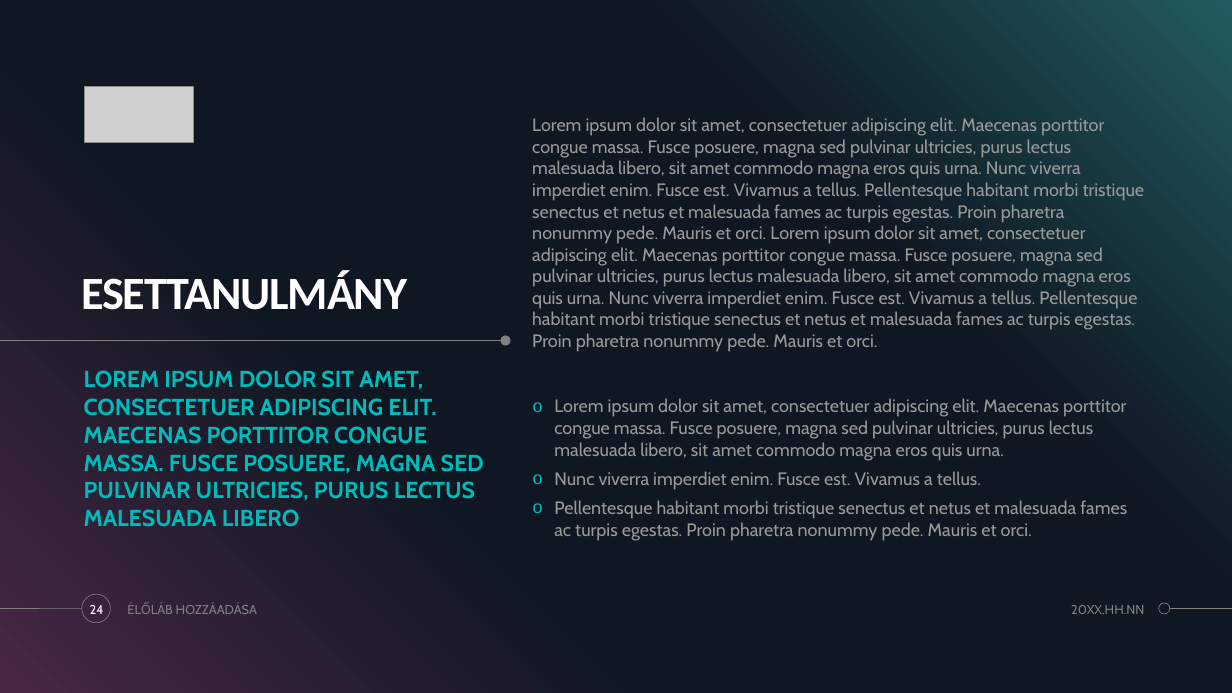
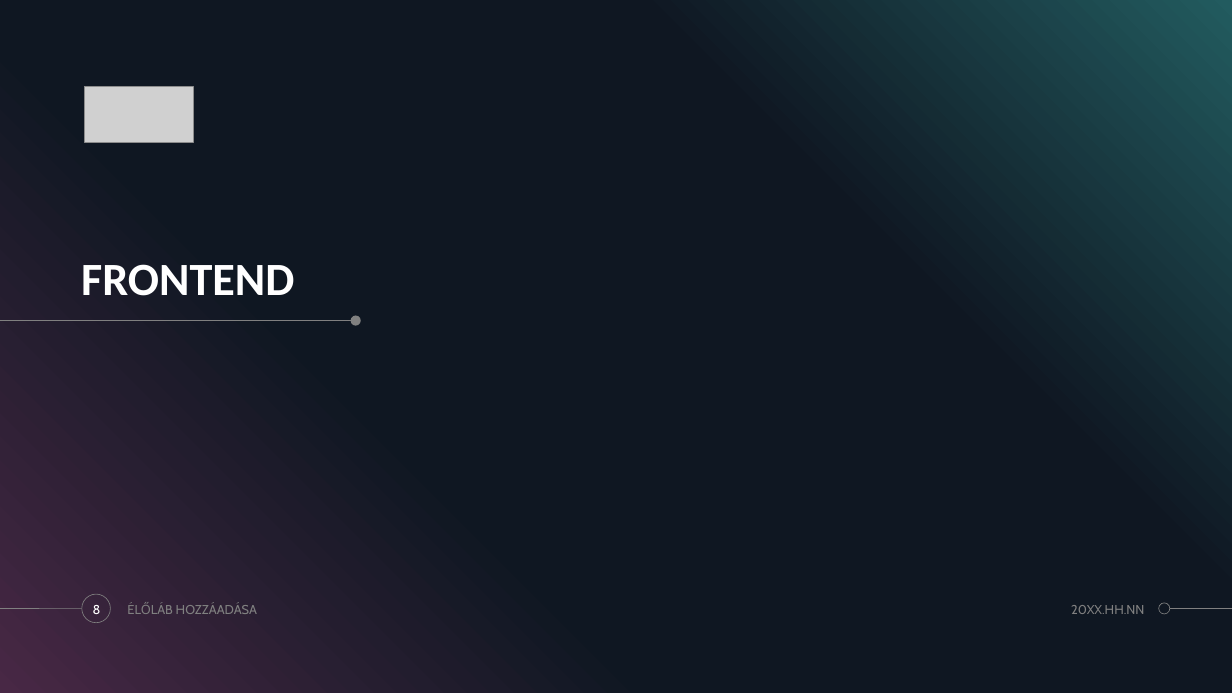
Before and after one commit to MonostoriMark/13_S1_2_vizsgaremek, a slide deck: slide 8 of HOTELFLOW.pptx (slide 24 before the commit). Drawn at 1232x693 pixels with LibreOffice and Linux fonts; fonts in the diff are those of the drawing; grey boxes stand for pictures. Boxes give left, top, right and bottom in pixels: in the first picture for what was removed or moved away, otherwise in the second. Text is boxed around its words. In the diff, an @@ line names an element or a change of style, - is before the commit and + after.

```diff
--- a/HOTELFLOW.pptx
+++ b/HOTELFLOW.pptx
@@ text removed at (532,117,1145,352) @@
-Lorem ipsum dolor sit amet, consectetuer adipiscing elit. Maecenas porttitor congue massa. Fusce posuere, magna sed pulvinar ultricies, purus lectus malesuada libero, sit amet commodo magna eros quis urna. Nunc viverra imperdiet enim. Fusce est. Vivamus a tellus. Pellentesque habitant morbi tristique senectus et netus et malesuada fames ac turpis egestas. Proin pharetra nonummy pede. Mauris et orci. Lorem ipsum dolor sit amet, consectetuer adipiscing elit. Maecenas porttitor congue massa. Fusce posuere, magna sed pulvinar ultricies, purus lectus malesuada libero, sit amet commodo magna eros quis urna. Nunc viverra imperdiet enim. Fusce est. Vivamus a tellus. Pellentesque habitant morbi tristique senectus et netus et malesuada fames ac turpis egestas. Proin pharetra nonummy pede. Mauris et orci.
@@ title added at (81,264,294,296), 36 pt, text #FFFFFF, bold @@
+FRONTEND
@@ title removed at (81,270,407,310) @@
-ESETTANULMÁNY
@@ line moved from (0, 341) - (506, 341) to (0, 321) - (357, 321) @@
@@ ellipse: place and size @@
-ellipse at (501,335,511,346)
+ellipse at (350,315,360,325)
@@ text removed at (84,370,484,527) @@
-LOREM IPSUM DOLOR SIT AMET, CONSECTETUER ADIPISCING ELIT. MAECENAS PORTTITOR CONGUE MASSA. FUSCE POSUERE, MAGNA SED PULVINAR ULTRICIES, PURUS LECTUS MALESUADA LIBERO
@@ text removed at (554,398,1127,541) @@
-o Lorem ipsum dolor sit amet, consectetuer adipiscing elit. Maecenas porttitor congue massa. Fusce posuere, magna sed pulvinar ultricies, purus lectus malesuada libero, sit amet commodo magna eros quis urna.
-o Nunc viverra imperdiet enim. Fusce est. Vivamus a tellus.
-o Pellentesque habitant morbi tristique senectus et netus et malesuada fames ac turpis egestas. Proin pharetra nonummy pede. Mauris et orci.
@@ page number at (93,605,101,614): text changed @@
-24
+8
```
Also in this commit, not shown: 9 other slides changed, 5 slides added, 14 slides removed.
